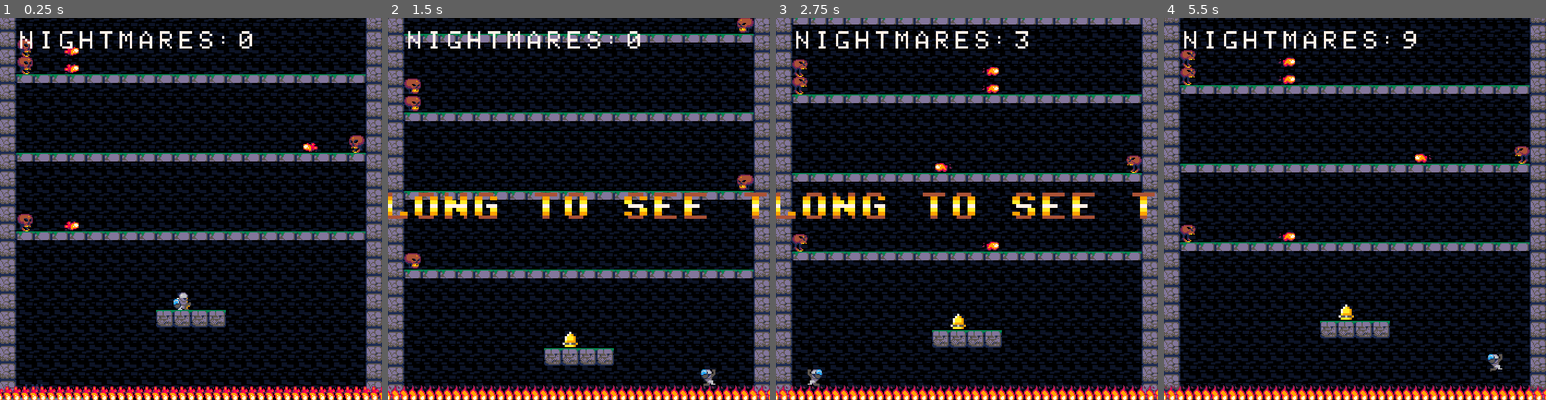
Above: before the commit, frames 1-4 (left to right).
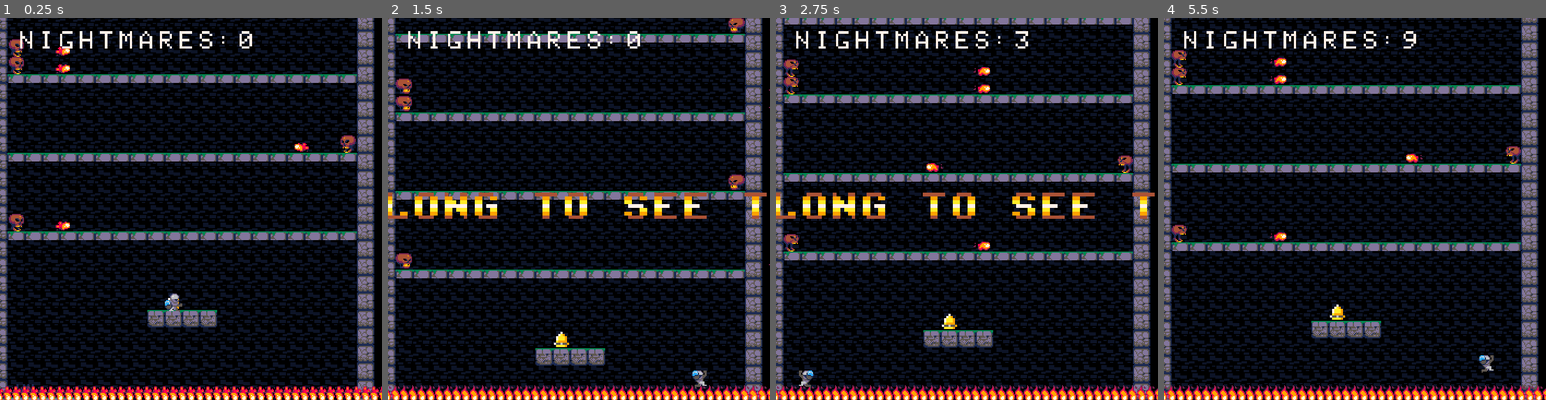
Above: after the commit, the same moments.

Repository: toadkarter/ToyBoxJam2023
Game: Godot game, scene res://Scenes/Game/Main/main.tscn
The game is run twice, just before and just after one commit, with the same random seed, the same clock (stepped at 60 frames per second) and the same inputs.
Inputs:
- Up to frame 1 (0.25 s): no input
- Up to frame 2 (1.5 s): hold Right (move_right) from 0.53 s (still down); tap Space (jump) at 0.77 s
- Up to frame 3 (2.75 s): tap Space (jump) at 1.52 s; release Right (move_right) at 2.03 s; hold Left (move_left) from 2.03 s (still down)
- Up to frame 4 (5.5 s): release Left (move_left) at 2.78 s; hold Right (move_right) 2.78-4.28 s; tap Space (jump) at 3.02, 3.77, 4.52 s; hold Left (move_left) 4.28-5.03 s; hold Right (move_right) from 5.03 s (still down)

The runs differ from the first frame. In frame 1, 53% of the frame differs, in the area x 0-100%, y 0-100%; in frame 2, 52%; in frame 3, 52%; in frame 4, 53%.

Commit message:
Finished narrow hallways segment, reducing player hitbox

Diff:
--- a/Scenes/Player/player.tscn
+++ b/Scenes/Player/player.tscn
@@ -77,8 +77,8 @@
 }]
 
 [sub_resource type="CapsuleShape2D" id="CapsuleShape2D_g50ed"]
-radius = 6.0
-height = 16.0
+radius = 5.0
+height = 14.0
 
 [node name="CharacterBody2D" type="CharacterBody2D" groups=["Player"]]
 collision_mask = 2
--- a/Scenes/level.tscn
+++ b/Scenes/level.tscn
@@ -190,12 +190,12 @@
 debug_start_at_checkpoint_number = 6
 debug_stop_music = true
 player_scene = ExtResource("2_kb2gi")
-checkpoints = [NodePath("Checkpoint1"), NodePath("Checkpoint2"), NodePath("Checkpoint3"), NodePath("Checkpoint4"), NodePath("Checkpoint5"), NodePath("Checkpoint6"), NodePath("Checkpoint7"), NodePath("Checkpoint8")]
+checkpoints = [NodePath("Checkpoint1"), NodePath("Checkpoint2"), NodePath("Checkpoint3"), NodePath("Checkpoint4"), NodePath("Checkpoint5"), NodePath("Checkpoint6"), NodePath("Checkpoint7"), NodePath("Checkpoint8"), NodePath("Checkpoint9")]
 death_texts = Array[String](["My will falters", "I must go on", "I long to see the sky"])
 checkpoint_text = "My memory stirs..."
 
 [node name="Camera" type="Camera2D" parent="."]
-position = Vector2(240, -4000)
+position = Vector2(248, -4272)
 
 [node name="HUD" parent="Camera" instance=ExtResource("4_oap2e")]
 DeathCountText = "Nightmares:%d"
@@ -2296,6 +2296,293 @@
 [node name="DroppableBlock20" parent="[9] SkullGauntlet/DroppableBlocks" instance=ExtResource("3_erwvd")]
 position = Vector2(328, -240)
 
+[node name="[10] NarrowProjectileDodge" type="Node2D" parent="."]
+position = Vector2(0, -4272)
+
+[node name="Start" type="Line2D" parent="[10] NarrowProjectileDodge" groups=["Debug"]]
+points = PackedVector2Array(80, 272, 400, 272)
+width = 1.0
+
+[node name="Start2" type="Line2D" parent="[10] NarrowProjectileDodge" groups=["Debug"]]
+position = Vector2(0, -272)
+points = PackedVector2Array(80, 272, 400, 272)
+width = 1.0
+
+[node name="RegularBlocks" type="Node2D" parent="[10] NarrowProjectileDodge"]
+
+[node name="regular_body" parent="[10] NarrowProjectileDodge/RegularBlocks" instance=ExtResource("7_e0ir6")]
+position = Vector2(328, 200)
+
+[node name="regular_body2" parent="[10] NarrowProjectileDodge/RegularBlocks" instance=ExtResource("7_e0ir6")]
+position = Vector2(344, 200)
+
+[node name="regular_body3" parent="[10] NarrowProjectileDodge/RegularBlocks" instance=ExtResource("7_e0ir6")]
+position = Vector2(360, 200)
+
+[node name="regular_body4" parent="[10] NarrowProjectileDodge/RegularBlocks" instance=ExtResource("7_e0ir6")]
+position = Vector2(376, 200)
+
+[node name="regular_body21" parent="[10] NarrowProjectileDodge/RegularBlocks" instance=ExtResource("7_e0ir6")]
+position = Vector2(264, 200)
+
+[node name="regular_body22" parent="[10] NarrowProjectileDodge/RegularBlocks" instance=ExtResource("7_e0ir6")]
+position = Vector2(280, 200)
+
+[node name="regular_body23" parent="[10] NarrowProjectileDodge/RegularBlocks" instance=ExtResource("7_e0ir6")]
+position = Vector2(296, 200)
+
+[node name="regular_body24" parent="[10] NarrowProjectileDodge/RegularBlocks" instance=ExtResource("7_e0ir6")]
+position = Vector2(312, 200)
+
+[node name="regular_body25" parent="[10] NarrowProjectileDodge/RegularBlocks" instance=ExtResource("7_e0ir6")]
+position = Vector2(200, 200)
+
+[node name="regular_body26" parent="[10] NarrowProjectileDodge/RegularBlocks" instance=ExtResource("7_e0ir6")]
+position = Vector2(216, 200)
+
+[node name="regular_body27" parent="[10] NarrowProjectileDodge/RegularBlocks" instance=ExtResource("7_e0ir6")]
+position = Vector2(232, 200)
+
+[node name="regular_body28" parent="[10] NarrowProjectileDodge/RegularBlocks" instance=ExtResource("7_e0ir6")]
+position = Vector2(248, 200)
+
+[node name="regular_body29" parent="[10] NarrowProjectileDodge/RegularBlocks" instance=ExtResource("7_e0ir6")]
+position = Vector2(136, 200)
+
+[node name="regular_body30" parent="[10] NarrowProjectileDodge/RegularBlocks" instance=ExtResource("7_e0ir6")]
+position = Vector2(152, 200)
+
+[node name="regular_body34" parent="[10] NarrowProjectileDodge/RegularBlocks" instance=ExtResource("7_e0ir6")]
+position = Vector2(104, 200)
+
+[node name="regular_body36" parent="[10] NarrowProjectileDodge/RegularBlocks" instance=ExtResource("7_e0ir6")]
+position = Vector2(88, 200)
+
+[node name="regular_body35" parent="[10] NarrowProjectileDodge/RegularBlocks" instance=ExtResource("7_e0ir6")]
+position = Vector2(120, 200)
+
+[node name="regular_body56" parent="[10] NarrowProjectileDodge/RegularBlocks" instance=ExtResource("7_e0ir6")]
+position = Vector2(136, 152)
+
+[node name="regular_body57" parent="[10] NarrowProjectileDodge/RegularBlocks" instance=ExtResource("7_e0ir6")]
+position = Vector2(120, 152)
+
+[node name="regular_body54" parent="[10] NarrowProjectileDodge/RegularBlocks" instance=ExtResource("7_e0ir6")]
+position = Vector2(88, 152)
+
+[node name="regular_body55" parent="[10] NarrowProjectileDodge/RegularBlocks" instance=ExtResource("7_e0ir6")]
+position = Vector2(104, 152)
+
+[node name="regular_body58" parent="[10] NarrowProjectileDodge/RegularBlocks" instance=ExtResource("7_e0ir6")]
+position = Vector2(224, 152)
+
+[node name="regular_body59" parent="[10] NarrowProjectileDodge/RegularBlocks" instance=ExtResource("7_e0ir6")]
+position = Vector2(208, 152)
+
+[node name="regular_body60" parent="[10] NarrowProjectileDodge/RegularBlocks" instance=ExtResource("7_e0ir6")]
+position = Vector2(176, 152)
+
+[node name="regular_body61" parent="[10] NarrowProjectileDodge/RegularBlocks" instance=ExtResource("7_e0ir6")]
+position = Vector2(192, 152)
+
+[node name="regular_body62" parent="[10] NarrowProjectileDodge/RegularBlocks" instance=ExtResource("7_e0ir6")]
+position = Vector2(312, 152)
+
+[node name="regular_body63" parent="[10] NarrowProjectileDodge/RegularBlocks" instance=ExtResource("7_e0ir6")]
+position = Vector2(296, 152)
+
+[node name="regular_body64" parent="[10] NarrowProjectileDodge/RegularBlocks" instance=ExtResource("7_e0ir6")]
+position = Vector2(264, 152)
+
+[node name="regular_body65" parent="[10] NarrowProjectileDodge/RegularBlocks" instance=ExtResource("7_e0ir6")]
+position = Vector2(280, 152)
+
+[node name="regular_body67" parent="[10] NarrowProjectileDodge/RegularBlocks" instance=ExtResource("7_e0ir6")]
+position = Vector2(392, 152)
+
+[node name="regular_body68" parent="[10] NarrowProjectileDodge/RegularBlocks" instance=ExtResource("7_e0ir6")]
+position = Vector2(360, 152)
+
+[node name="regular_body69" parent="[10] NarrowProjectileDodge/RegularBlocks" instance=ExtResource("7_e0ir6")]
+position = Vector2(376, 152)
+
+[node name="regular_body66" parent="[10] NarrowProjectileDodge/RegularBlocks" instance=ExtResource("7_e0ir6")]
+position = Vector2(136, 56)
+
+[node name="regular_body70" parent="[10] NarrowProjectileDodge/RegularBlocks" instance=ExtResource("7_e0ir6")]
+position = Vector2(120, 56)
+
+[node name="regular_body71" parent="[10] NarrowProjectileDodge/RegularBlocks" instance=ExtResource("7_e0ir6")]
+position = Vector2(88, 56)
+
+[node name="regular_body72" parent="[10] NarrowProjectileDodge/RegularBlocks" instance=ExtResource("7_e0ir6")]
+position = Vector2(104, 56)
+
+[node name="regular_body73" parent="[10] NarrowProjectileDodge/RegularBlocks" instance=ExtResource("7_e0ir6")]
+position = Vector2(224, 56)
+
+[node name="regular_body74" parent="[10] NarrowProjectileDodge/RegularBlocks" instance=ExtResource("7_e0ir6")]
+position = Vector2(208, 56)
+
+[node name="regular_body75" parent="[10] NarrowProjectileDodge/RegularBlocks" instance=ExtResource("7_e0ir6")]
+position = Vector2(176, 56)
+
+[node name="regular_body76" parent="[10] NarrowProjectileDodge/RegularBlocks" instance=ExtResource("7_e0ir6")]
+position = Vector2(192, 56)
+
+[node name="regular_body77" parent="[10] NarrowProjectileDodge/RegularBlocks" instance=ExtResource("7_e0ir6")]
+position = Vector2(312, 56)
+
+[node name="regular_body78" parent="[10] NarrowProjectileDodge/RegularBlocks" instance=ExtResource("7_e0ir6")]
+position = Vector2(296, 56)
+
+[node name="regular_body79" parent="[10] NarrowProjectileDodge/RegularBlocks" instance=ExtResource("7_e0ir6")]
+position = Vector2(264, 56)
+
+[node name="regular_body80" parent="[10] NarrowProjectileDodge/RegularBlocks" instance=ExtResource("7_e0ir6")]
+position = Vector2(280, 56)
+
+[node name="regular_body81" parent="[10] NarrowProjectileDodge/RegularBlocks" instance=ExtResource("7_e0ir6")]
+position = Vector2(392, 56)
+
+[node name="regular_body82" parent="[10] NarrowProjectileDodge/RegularBlocks" instance=ExtResource("7_e0ir6")]
+position = Vector2(360, 56)
+
+[node name="regular_body83" parent="[10] NarrowProjectileDodge/RegularBlocks" instance=ExtResource("7_e0ir6")]
+position = Vector2(376, 56)
+
+[node name="regular_body31" parent="[10] NarrowProjectileDodge/RegularBlocks" instance=ExtResource("7_e0ir6")]
+position = Vector2(168, 200)
+
+[node name="regular_body32" parent="[10] NarrowProjectileDodge/RegularBlocks" instance=ExtResource("7_e0ir6")]
+position = Vector2(184, 200)
+
+[node name="regular_body5" parent="[10] NarrowProjectileDodge/RegularBlocks" instance=ExtResource("7_e0ir6")]
+position = Vector2(344, 104)
+
+[node name="regular_body6" parent="[10] NarrowProjectileDodge/RegularBlocks" instance=ExtResource("7_e0ir6")]
+position = Vector2(360, 104)
+
+[node name="regular_body7" parent="[10] NarrowProjectileDodge/RegularBlocks" instance=ExtResource("7_e0ir6")]
+position = Vector2(376, 104)
+
+[node name="regular_body8" parent="[10] NarrowProjectileDodge/RegularBlocks" instance=ExtResource("7_e0ir6")]
+position = Vector2(392, 104)
+
+[node name="regular_body9" parent="[10] NarrowProjectileDodge/RegularBlocks" instance=ExtResource("7_e0ir6")]
+position = Vector2(280, 104)
+
+[node name="regular_body10" parent="[10] NarrowProjectileDodge/RegularBlocks" instance=ExtResource("7_e0ir6")]
+position = Vector2(296, 104)
+
+[node name="regular_body11" parent="[10] NarrowProjectileDodge/RegularBlocks" instance=ExtResource("7_e0ir6")]
+position = Vector2(312, 104)
+
+[node name="regular_body12" parent="[10] NarrowProjectileDodge/RegularBlocks" instance=ExtResource("7_e0ir6")]
+position = Vector2(328, 104)
+
+[node name="regular_body13" parent="[10] NarrowProjectileDodge/RegularBlocks" instance=ExtResource("7_e0ir6")]
+position = Vector2(216, 104)
+
+[node name="regular_body14" parent="[10] NarrowProjectileDodge/RegularBlocks" instance=ExtResource("7_e0ir6")]
+position = Vector2(232, 104)
+
+[node name="regular_body15" parent="[10] NarrowProjectileDodge/RegularBlocks" instance=ExtResource("7_e0ir6")]
+position = Vector2(248, 104)
+
+[node name="regular_body16" parent="[10] NarrowProjectileDodge/RegularBlocks" instance=ExtResource("7_e0ir6")]
+position = Vector2(264, 104)
+
+[node name="regular_body17" parent="[10] NarrowProjectileDodge/RegularBlocks" instance=ExtResource("7_e0ir6")]
+position = Vector2(152, 104)
+
+[node name="regular_body33" parent="[10] NarrowProjectileDodge/RegularBlocks" instance=ExtResource("7_e0ir6")]
+position = Vector2(136, 104)
+
+[node name="regular_body18" parent="[10] NarrowProjectileDodge/RegularBlocks" instance=ExtResource("7_e0ir6")]
+position = Vector2(168, 104)
+
+[node name="regular_body19" parent="[10] NarrowProjectileDodge/RegularBlocks" instance=ExtResource("7_e0ir6")]
+position = Vector2(184, 104)
+
+[node name="regular_body20" parent="[10] NarrowProjectileDodge/RegularBlocks" instance=ExtResource("7_e0ir6")]
+position = Vector2(200, 104)
+
+[node name="Skull" parent="[10] NarrowProjectileDodge/RegularBlocks" instance=ExtResource("4_uxhqa")]
+position = Vector2(88, 176)
+projectile_speed = 60.0
+seconds_between_emission = 4.0
+
+[node name="Skull2" parent="[10] NarrowProjectileDodge/RegularBlocks" instance=ExtResource("4_uxhqa")]
+position = Vector2(88, 136)
+projectile_speed = 60.0
+seconds_between_emission = 4.0
+seconds_before_starting_emissions = 2.0
+
+[node name="regular_body37" parent="[10] NarrowProjectileDodge/RegularBlocks" instance=ExtResource("7_e0ir6")]
+position = Vector2(296, 8)
+
+[node name="regular_body38" parent="[10] NarrowProjectileDodge/RegularBlocks" instance=ExtResource("7_e0ir6")]
+position = Vector2(312, 8)
+
+[node name="regular_body39" parent="[10] NarrowProjectileDodge/RegularBlocks" instance=ExtResource("7_e0ir6")]
+position = Vector2(328, 8)
+
+[node name="regular_body40" parent="[10] NarrowProjectileDodge/RegularBlocks" instance=ExtResource("7_e0ir6")]
+position = Vector2(344, 8)
+
+[node name="regular_body41" parent="[10] NarrowProjectileDodge/RegularBlocks" instance=ExtResource("7_e0ir6")]
+position = Vector2(232, 8)
+
+[node name="regular_body42" parent="[10] NarrowProjectileDodge/RegularBlocks" instance=ExtResource("7_e0ir6")]
+position = Vector2(248, 8)
+
+[node name="regular_body43" parent="[10] NarrowProjectileDodge/RegularBlocks" instance=ExtResource("7_e0ir6")]
+position = Vector2(264, 8)
+
+[node name="regular_body44" parent="[10] NarrowProjectileDodge/RegularBlocks" instance=ExtResource("7_e0ir6")]
+position = Vector2(280, 8)
+
+[node name="regular_body45" parent="[10] NarrowProjectileDodge/RegularBlocks" instance=ExtResource("7_e0ir6")]
+position = Vector2(168, 8)
+
+[node name="regular_body46" parent="[10] NarrowProjectileDodge/RegularBlocks" instance=ExtResource("7_e0ir6")]
+position = Vector2(184, 8)
+
+[node name="regular_body47" parent="[10] NarrowProjectileDodge/RegularBlocks" instance=ExtResource("7_e0ir6")]
+position = Vector2(200, 8)
+
+[node name="regular_body48" parent="[10] NarrowProjectileDodge/RegularBlocks" instance=ExtResource("7_e0ir6")]
+position = Vector2(216, 8)
+
+[node name="regular_body49" parent="[10] NarrowProjectileDodge/RegularBlocks" instance=ExtResource("7_e0ir6")]
+position = Vector2(104, 8)
+
+[node name="regular_body50" parent="[10] NarrowProjectileDodge/RegularBlocks" instance=ExtResource("7_e0ir6")]
+position = Vector2(88, 8)
+
+[node name="regular_body51" parent="[10] NarrowProjectileDodge/RegularBlocks" instance=ExtResource("7_e0ir6")]
+position = Vector2(120, 8)
+
+[node name="regular_body52" parent="[10] NarrowProjectileDodge/RegularBlocks" instance=ExtResource("7_e0ir6")]
+position = Vector2(136, 8)
+
+[node name="regular_body53" parent="[10] NarrowProjectileDodge/RegularBlocks" instance=ExtResource("7_e0ir6")]
+position = Vector2(152, 8)
+
+[node name="Skull3" parent="[10] NarrowProjectileDodge/RegularBlocks" instance=ExtResource("4_uxhqa")]
+position = Vector2(392, 80)
+scale = Vector2(-1, 1)
+projectile_speed = 60.0
+seconds_between_emission = 4.0
+
+[node name="Skull4" parent="[10] NarrowProjectileDodge/RegularBlocks" instance=ExtResource("4_uxhqa")]
+position = Vector2(392, 40)
+scale = Vector2(-1, 1)
+projectile_speed = 60.0
+seconds_between_emission = 4.0
+seconds_before_starting_emissions = 2.0
+
 [node name="Firewall" parent="." instance=ExtResource("6_wqu57")]
 position = Vector2(48, 400)
 
@@ -2329,3 +2616,7 @@
 [node name="Checkpoint8" parent="." instance=ExtResource("7_n31si")]
 position = Vector2(392, -4008)
 camera_position = -4000.0
+
+[node name="Checkpoint9" parent="." instance=ExtResource("7_n31si")]
+position = Vector2(344, -4280)
+camera_position = -4272.0
